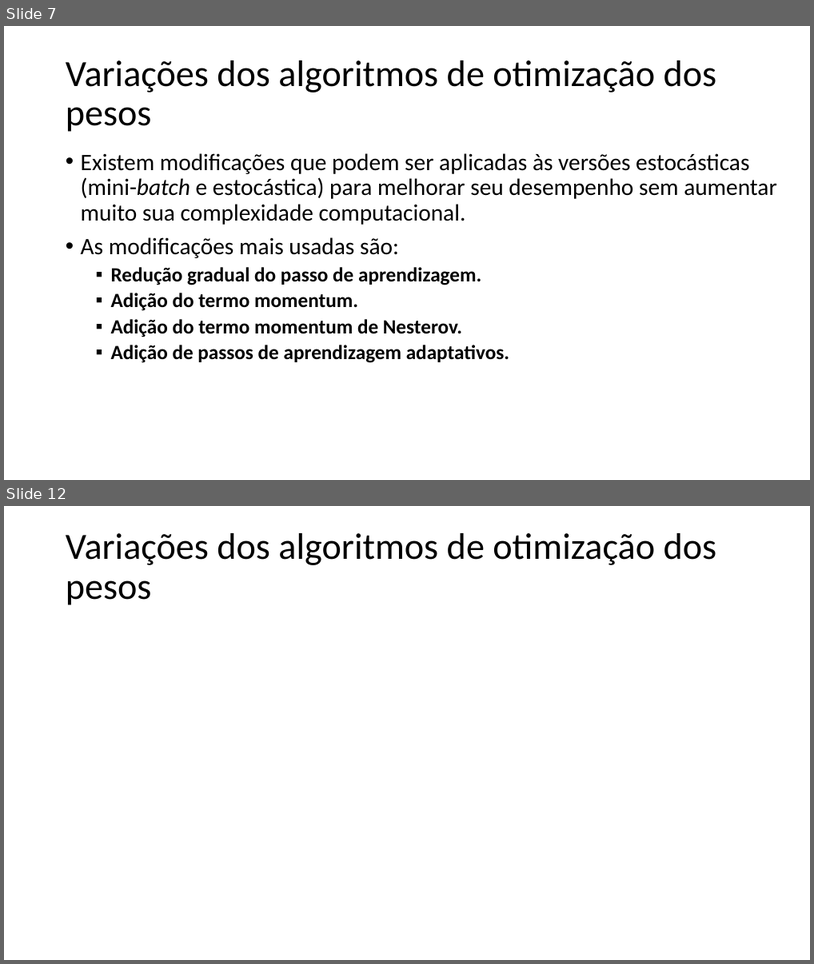
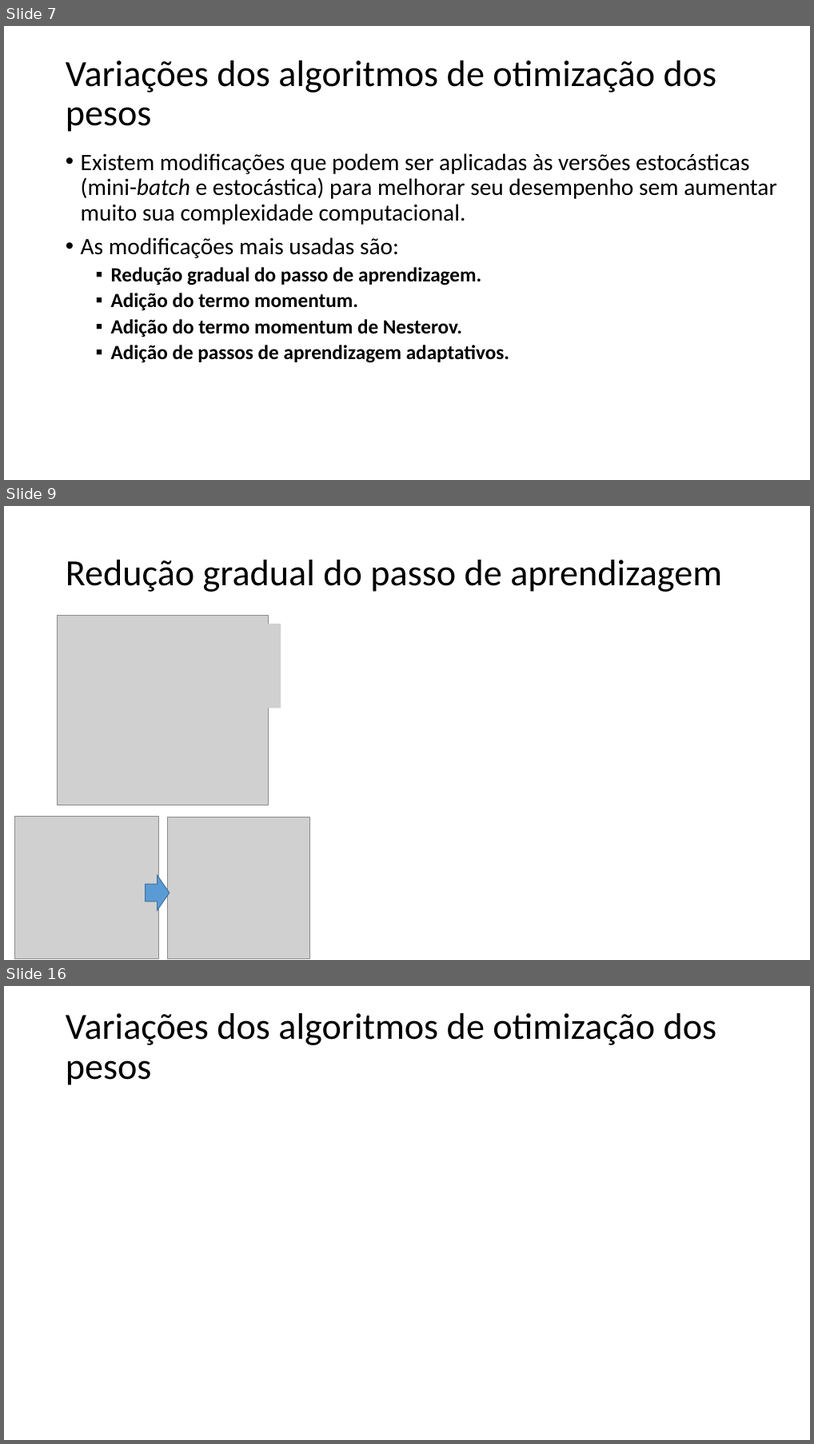
Before and after one commit to zz4fap/t320_aprendizado_de_maquina, a slide deck: slides/T320_Redes_Neurais_Artificiais (Parte IV).pptx. Shown one above the other, each under a label of ours: slides 7 and 12 before the commit, slides 7, 9 and 16 after it; the slides between them are not shown. The pictures are 814x964 and 814x1444 pixels, drawn with LibreOffice and Linux fonts; fonts in the diff are those of the drawing; grey boxes stand for pictures. Boxes give left, top, right and bottom in pixels: in the first picture for what was removed or moved away, otherwise in the second. Text is boxed around its words. In the diff, an @@ line names an element or a change of style, - is before the commit and + after.

```diff
--- a/slides/T320_Redes_Neurais_Artificiais (Parte IV).pptx
+++ b/slides/T320_Redes_Neurais_Artificiais (Parte IV).pptx
@@ slide 9 added at (4, 506, 810, 960), background #FFFFFF @@
@@ title added at (66, 560, 722, 592), 44 pt, text #000000 @@
+Redução gradual do passo de aprendizagem
@@ picture added at (58, 615, 268, 804) @@
@@ picture added at (128, 624, 281, 708) @@
@@ picture added at (15, 816, 158, 959) @@
@@ picture added at (168, 817, 310, 959) @@
@@ right arrow added at (146, 875, 170, 909), fill #5B9BD5, outline #43739E 1 pt @@
@@ what was slide 12 is now slide 16 @@
```
Also in this commit, not shown: 1 slide changed, 6 other slides added, 3 slides removed, 1 other file.
